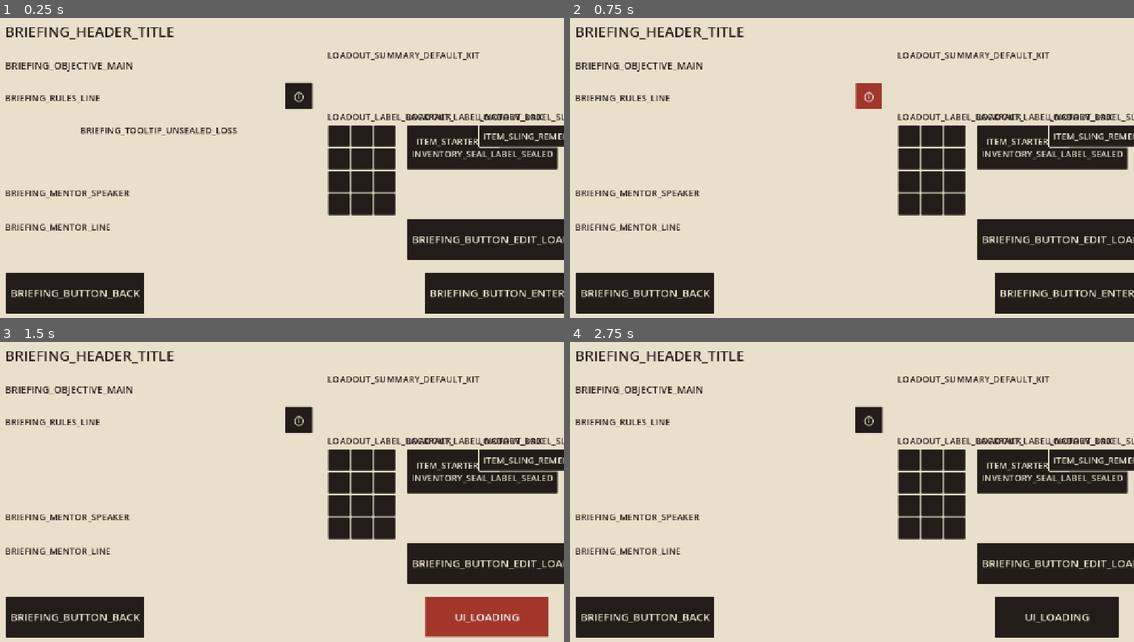
Above: before the commit, frames 1-4 (two rows, left to right).
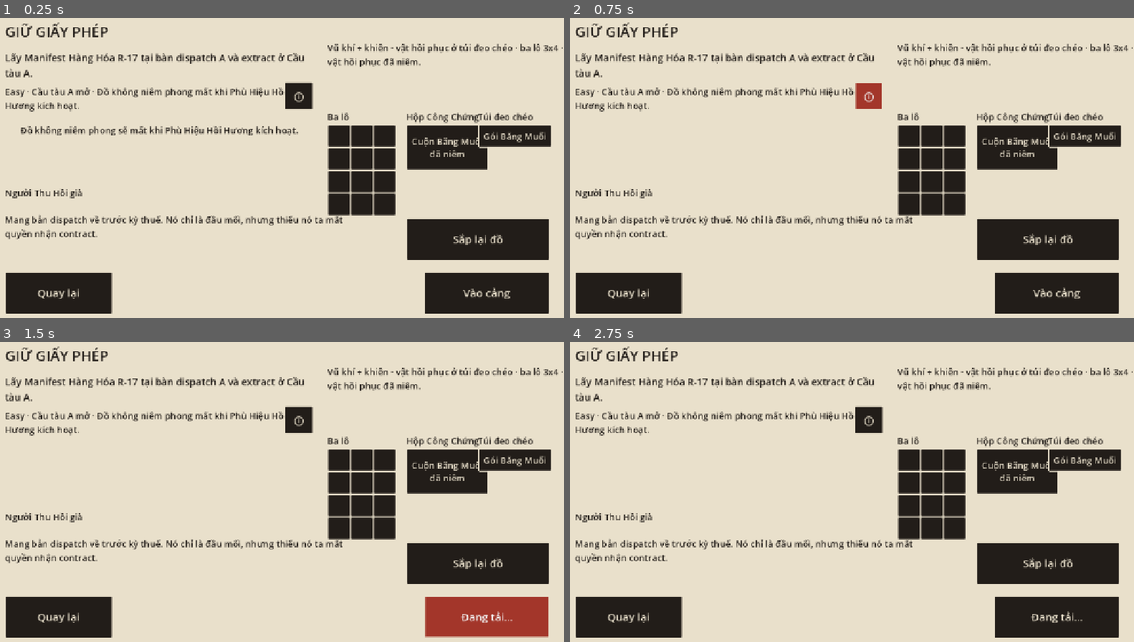
Above: after the commit, the same moments.

Repository: hieuphung41/game-shit
Game: Godot game, scene res://src/ui/briefing/briefing.tscn
The game is run twice, just before and just after one commit, with the same random seed, the same clock (stepped at 60 frames per second) and the same inputs. This scene is started directly instead of the project's main scene.
Inputs (mouse positions are in pixels of both pictures, inside the frame that each line leads up to):
- Up to frame 1 (0.25 s): no input
- Up to frame 2 (0.75 s): click "ⓘ" at 0.5 s
- Up to frame 3 (1.5 s): click "BRIEFING_BUTTON_ENTER" (after the commit: "Vào cảng") at 1.25 s
- Up to frame 4 (2.75 s): click (908, 459) at 2.02 s

The runs differ from the first frame. In frame 1, 11% of the frame differs, in the area x 0-100%, y 1-99%; in frame 2, 10%; in frame 3, 9.8%; in frame 4, 9.8%.

Commit message:
TASK-20261106-72: Màn briefing (S1) + loadout (O1) dùng logic lưới TASK-55, và đăng ký bản dịch tiếng Việt
Đã sửa hai finding repair pass và gate xanh.

Studio-Card: TASK-20261106-72
Studio-Agent: ui-programmer

Diff:
--- a/game/i18n/strings.csv
+++ b/game/i18n/strings.csv
@@ -5,6 +5,7 @@
 BRIEFING_MENTOR_SPEAKER,Người Thu Hồi già
 BRIEFING_MENTOR_LINE,"Mang bản dispatch về trước kỳ thuế. Nó chỉ là đầu mối, nhưng thiếu nó ta mất quyền nhận contract."
 BRIEFING_TOOLTIP_UNSEALED_LOSS,Đồ không niêm phong sẽ mất khi Phù Hiệu Hồi Hương kích hoạt.
+BRIEFING_BUTTON_INFO,ⓘ
 BRIEFING_BUTTON_ENTER,Vào cảng
 BRIEFING_BUTTON_ENTER_BLOCKED,Loadout chưa hợp lệ.
 LOADOUT_LABEL_BACKPACK,Ba lô
--- a/game/project.godot
+++ b/game/project.godot
@@ -30,6 +30,7 @@
 
 [internationalization]
 
+locale/fallback="vi"
 ; strings.vi.translation is generated by Godot's csv_translation importer from
 ; i18n/strings.csv. The generated resource, rather than the CSV source, is what
 ; TranslationServer can load at runtime.
--- a/game/src/ui/briefing/briefing.gd
+++ b/game/src/ui/briefing/briefing.gd
@@ -114,7 +114,7 @@
 	rules.size = Vector2(616, 56)
 	rules.autowrap_mode = TextServer.AUTOWRAP_WORD_SMART
 	add_child(rules)
-	var info := _button("InfoButton", "ⓘ", Vector2(656, 176), Vector2(64, 64))
+	var info := _button("InfoButton", "BRIEFING_BUTTON_INFO", Vector2(656, 176), Vector2(64, 64))
 	info.pressed.connect(_on_info_pressed)
 	_tooltip = Button.new()
 	_tooltip.name = "Tooltip"
--- a/game/tests/unit/test_i18n.gd
+++ b/game/tests/unit/test_i18n.gd
@@ -5,6 +5,16 @@
 	var previous_locale := TranslationServer.get_locale()
 	TranslationServer.set_locale("vi")
 	t.eq(tr("BRIEFING_HEADER_TITLE"), "GIỮ GIẤY PHÉP", "Vietnamese briefing title")
+	t.eq(tr("BRIEFING_BUTTON_INFO"), "ⓘ", "Vietnamese briefing info button")
+	TranslationServer.set_locale(previous_locale)
+	return true
+
+
+func test_i18n_falls_back_to_vietnamese_briefing_title(t) -> bool:
+	var previous_locale := TranslationServer.get_locale()
+	TranslationServer.set_locale("en")
+	t.eq(tr("BRIEFING_HEADER_TITLE"), "GIỮ GIẤY PHÉP", "Non-Vietnamese locale falls back to Vietnamese briefing title")
+	t.eq(tr("LOADOUT_TITLE"), "Sắp lại đồ mang theo", "Non-Vietnamese locale falls back to Vietnamese loadout title")
 	TranslationServer.set_locale(previous_locale)
 	return true
 
